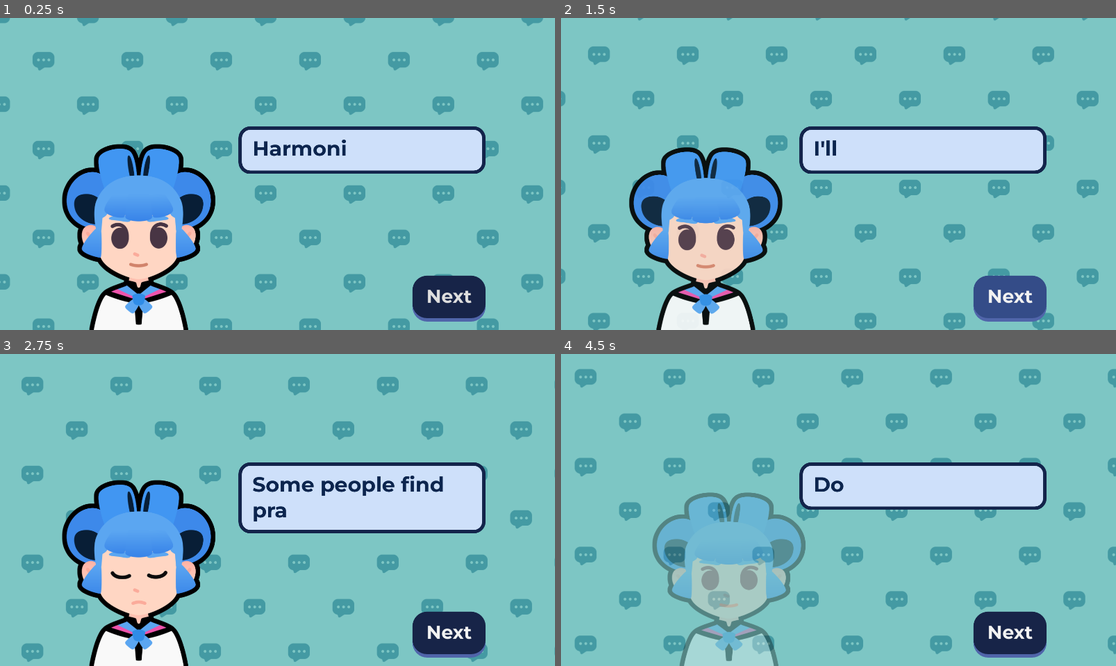
Above: before the commit, frames 1-4 (two rows, left to right).
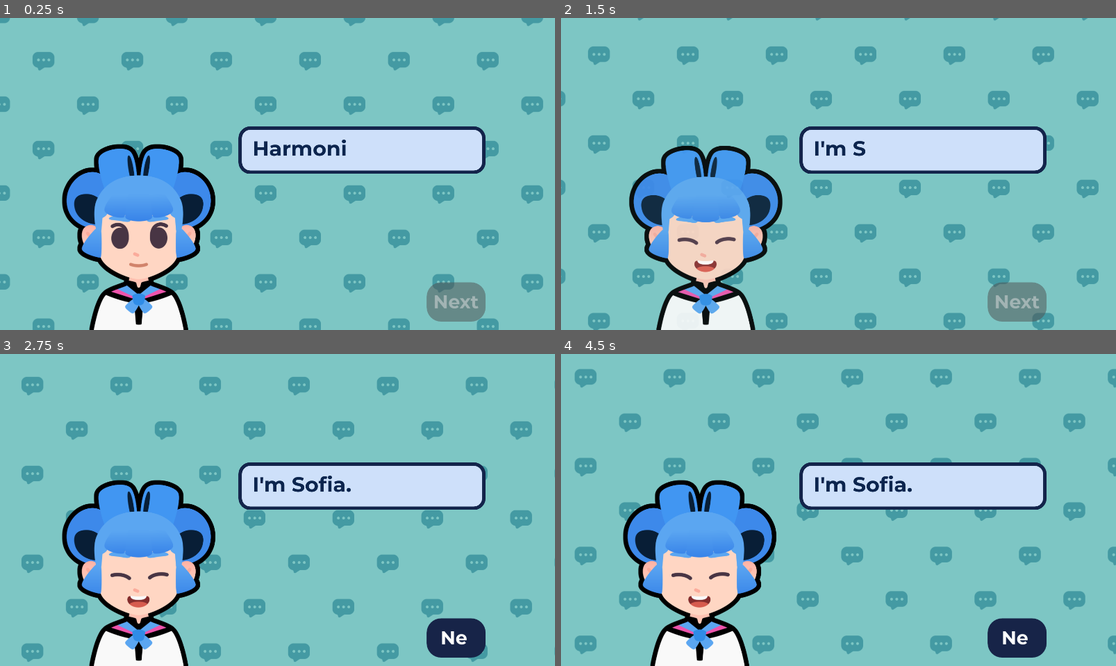
Above: after the commit, the same moments.

Repository: jonathanngkh/gdquest-jon
Game: Godot game, scene res://lessons/dialogue.tscn
Two runs of this game, one before a commit and one after it. Both use one fixed random seed, a clock stepped at 60 frames per second and the inputs below. The project has no main scene, so this scene is started directly. Sound files missing from this copy of the repository are replaced by a short silence.
Inputs (mouse positions are in pixels of both pictures, inside the frame that each line leads up to):
- Up to frame 1 (0.25 s): no input
- Up to frame 2 (1.5 s): click (1010, 298) at 0.5 s, where only the run before the commit has a clickable "Next"; click "Next" at 1.25 s
- Up to frame 3 (2.75 s): tap Enter at 2 s; move the mouse to (399, 494) at 2.02 s; hold D (move_right) from 2.03 s (still down); hold Space (advance_button, bound only after the commit) from 2.03 s (still down)
- Up to frame 4 (4.5 s): move the mouse to (727, 525) at 2.77 s; release D (move_right) at 2.78 s; release Space (advance_button, bound only after the commit) at 2.78 s; hold S (move_down) 2.78-3.53 s; click (727, 525) at 2.85 s; tap Space (advance_button, bound only after the commit) at 3.05, 3.8, 4.35 s; move the mouse to (894, 441) at 3.52 s; hold D (move_right) 3.53-4.28 s; hold Right mouse button (right_click) 3.53-4.28 s; move the mouse to (810, 572) at 4.27 s; hold W (move_up) from 4.28 s (still down)

The runs differ from the first frame. In frame 1, 1.8% of the frame differs, in the area x 74-88%, y 82-98%; in frame 2, 3.5%; in frame 3, 5.9%; in frame 4, 15%, in the area x 11-88%, y 38-100%.
Error after the commit: Invalid call. Nonexistent function 'is_action_just_released' in base 'InputEventKey'. (res://lessons/dialogue.gd:127)

Commit message:
disable button, grab and release focus, conversation with multiple characters by adding character key to dictionary, change voice pitch based on different character, pointing cursor and disabbled cursor

Diff:
--- a/M07.telling_a_story_workbook/lessons/NextButton.gd
+++ b/M07.telling_a_story_workbook/lessons/NextButton.gd
@@ -12,7 +12,7 @@
 	mouse_entered.connect(_on_button_mouse_entered)
 	mouse_exited.connect(_on_button_mouse_exited)
 	button_down.connect(_on_button_button_down)
-	button_up.connect(_on_button_button_up)
+	#button_up.connect(_on_button_button_up)
 
 
 # Called every frame. 'delta' is the elapsed time since the previous frame.
@@ -34,6 +34,6 @@
 	button_down_sound.play()
 
 
-func _on_button_button_up():
-	if is_mouse_hovering:
-		button_up_sound.play()
+#func _on_button_button_up():
+	#if is_mouse_hovering:
+		#button_up_sound.play()
--- a/M07.telling_a_story_workbook/lessons/dialogue.gd
+++ b/M07.telling_a_story_workbook/lessons/dialogue.gd
@@ -16,55 +16,79 @@
 	"euphoric" = preload("res://assets/emotion_euphoric.png"),
 }
 
+var characters: Dictionary = {
+	"pink" = preload("res://assets/pink.png"),
+	"sofia" = preload("res://assets/sophia.png")
+}
+
 var dialogue_items: Array[Dictionary] = [
 	{"text": "Harmonious Hellos!",
-	"expression": expressions["regular"]},
+	"expression": expressions["regular"],
+	"character": characters["sofia"]},
 
 	{"text": "I'm Sofia.",
-	"expression" : expressions["happy"]},
+	"expression" : expressions["happy"],
+	"character": characters["sofia"]},
 
 	{"text": "I'll be your scales practice coach.",
-	"expression" : expressions["regular"]},
+	"expression" : expressions["regular"],
+	"character": characters["sofia"]},
 
-	{"text": "Some people find practicing scales bothersome...",
-	"expression" : expressions["sad"]},
+	{"text": "But I prefer playing pieces!",
+	"expression" : expressions["angry"],
+	"character": characters["pink"]},
+
+	{"text": "Some people find practicing scales boring...",
+	"expression" : expressions["sad"],
+	"character": characters["sofia"]},
 
 	{"text": "But I love scales!",
-	"expression": expressions["happy"]},
+	"expression": expressions["happy"],
+	"character": characters["sofia"]},
 
 	{"text": "Let's practice together.",
-	"expression": expressions["determined"]},
+	"expression": expressions["determined"],
+	"character": characters["sofia"]},
 
 	{"text": "Do...",
-	"expression": expressions["regular"]},
+	"expression": expressions["regular"],
+	"character": characters["sofia"]},
 
 	{"text": "Re...",
-	"expression": expressions["euphoric"]},
+	"expression": expressions["euphoric"],
+	"character": characters["pink"]},
 
 	{"text": "Mi...",
-	"expression": expressions["sad"]},
+	"expression": expressions["sad"],
+	"character": characters["sofia"]},
 
 	{"text": "Fa...",
-	"expression": expressions["happy"]},
+	"expression": expressions["happy"],
+	"character": characters["pink"]},
 
 	{"text": "So...",
-	"expression": expressions["regular"]},
+	"expression": expressions["regular"],
+	"character": characters["sofia"]},
 
 	{"text": "So... f...",
-	"expression": expressions["angry"]},
+	"expression": expressions["angry"],
+	"character": characters["sofia"]},
 
 	{"text": "So... fu...",
-	"expression": expressions["determined"]},
+	"expression": expressions["determined"],
+	"character": characters["sofia"]},
 
 	{"text": "So... fun!",
-	"expression": expressions["happy"]},
+	"expression": expressions["happy"],
+	"character": characters["pink"]},
 ]
 
+@export var sofia_pitch_scale := 1.5
+@export var pink_pitch_scale := 0.9
 var seconds_per_character := 0.6/18.0
 var current_index: int = 0
 var current_item: Dictionary = dialogue_items[current_index]
-var current_text: String = current_item["text"]
-var text_appearing_duration: float = current_text.length() * seconds_per_character
+var text_appearing_duration: float = current_item["text"].length() * seconds_per_character
 var talking_playback_position := 0.0
 
 func _ready() -> void:
@@ -73,33 +97,62 @@
 	talk()
 	show_text()
 
+
 func talk() -> void:
-	text_appearing_duration = float(current_text.length()) * seconds_per_character
+	text_appearing_duration = float(current_item["text"].length()) * seconds_per_character
 	talking_timer.wait_time = text_appearing_duration
+	if current_item["character"] == characters["sofia"]:
+		talking_sound.pitch_scale = sofia_pitch_scale
+	elif current_item["character"] == characters["pink"]:
+		talking_sound.pitch_scale = pink_pitch_scale
 	talking_sound.play(talking_playback_position)
 	talking_timer.start()
+	next_button.disabled = true
+	next_button.mouse_default_cursor_shape = Control.CURSOR_FORBIDDEN
 
 
 func _on_talking_timer_timeout() -> void:
 	talking_playback_position = talking_sound.get_playback_position()
 	talking_sound.stop()
+	next_button.disabled = false
+	next_button.mouse_default_cursor_shape = Control.CURSOR_POINTING_HAND
+	$NextButton/ButtonUpSound.play()
+
+
+func _unhandled_input(event: InputEvent) -> void:
+	if event.is_action_pressed("advance_button"):
+		if next_button.disabled == false:
+			$NextButton/ButtonDownSound.play()
+			next_button.button_pressed = true
+	if event.is_action_just_released("advance_button"):
+		if next_button.disabled == false:
+			_on_button_pressed()
 
 
 func _on_button_pressed() -> void:
 	play_scale()
 	advance_dialogue()
 	slide_in()
+	$NextButton/ButtonUpSound.play()
+	next_button.button_pressed = false
+	next_button.release_focus()
 
 
 func show_text() -> void:
-	current_item = dialogue_items[current_index]
-	current_text = current_item["text"]
-	rich_text_label.text = current_text
-	expression.texture = current_item["expression"]
+	set_text_expression_character()
 	talk()
+	tween_text()
+
+func tween_text() -> void:
 	var tween = create_tween()
 	tween.tween_property(rich_text_label, "visible_ratio", 1, text_appearing_duration).from(0.0)
 
+
+func set_text_expression_character() -> void:
+	current_item = dialogue_items[current_index]
+	rich_text_label.text = current_item["text"]
+	expression.texture = current_item["expression"]
+	body.texture = current_item["character"]
 
 func advance_dialogue() -> void:
 	if current_index + 1 < dialogue_items.size():
@@ -114,32 +167,28 @@
 	tween.tween_property(body, "position:x", 194, 0.5).from(400)
 
 	tween = create_tween()
-	#tween.set_ease(Tween.EASE_IN)
-	#tween.set_trans(Tween.TRANS_QUINT)
 	tween.tween_property(body, "modulate:a", 1.0, 0.2).from(0.0)
 
 	tween = create_tween()
-	#tween.set_ease(Tween.EASE_IN_OUT)
-	#tween.set_trans(Tween.TRANS_ELASTIC)
-	tween.tween_property(body, "scale:y", 0.9, 0.1).from(1.0)
-	tween.tween_property(body, "scale:y", 1.0, 0.1).from(0.9)
+	tween.tween_property(body, "scale:y", 0.95, 0.1).from(1.0)
+	tween.tween_property(body, "scale:y", 1.0, 0.1).from(0.95)
 
 func play_scale() -> void:
-	if current_text == "Let's practice together.":
+	if current_item["text"] == "Let's practice together.":
 		$NextButton/Do.play()
-	if current_text == "Do...":
+	if current_item["text"] == "Do...":
 		$NextButton/Re.play()
-	if current_text == "Re...":
+	if current_item["text"] == "Re...":
 		$NextButton/Mi.play()
-	if current_text == "Mi...":
+	if current_item["text"] == "Mi...":
 		$NextButton/Fa.play()
-	if current_text == "Fa...":
+	if current_item["text"] == "Fa...":
 		$NextButton/So.play()
-	if current_text == "So...":
+	if current_item["text"] == "So...":
 		$NextButton/La.play()
-	if current_text == "So... f...":
+	if current_item["text"] == "So... f...":
 		$NextButton/Ti.play()
-	if current_text == "So... fu...":
+	if current_item["text"] == "So... fu...":
 		$NextButton/Mi.play()
 		$NextButton/So.play()
 		$"NextButton/High Do".play()
--- a/M07.telling_a_story_workbook/lessons/dialogue.tscn
+++ b/M07.telling_a_story_workbook/lessons/dialogue.tscn
@@ -103,15 +103,19 @@
 offset_bottom = -29.0
 grow_horizontal = 0
 grow_vertical = 0
+mouse_default_cursor_shape = 2
 theme = ExtResource("1_7nwt5")
 theme_override_font_sizes/font_size = 64
+disabled = true
+toggle_mode = true
+shortcut_in_tooltip = false
 text = "Next
 "
 script = ExtResource("7_y0v5a")
 
 [node name="ButtonHoverSound" type="AudioStreamPlayer" parent="NextButton"]
 stream = ExtResource("9_attpu")
-volume_db = 10.0
+volume_db = 15.0
 pitch_scale = 1.2
 
 [node name="ButtonMouseExitedSound" type="AudioStreamPlayer" parent="NextButton"]
@@ -121,12 +125,12 @@
 
 [node name="ButtonDownSound" type="AudioStreamPlayer" parent="NextButton"]
 stream = ExtResource("9_attpu")
-volume_db = 10.0
+volume_db = 20.0
 pitch_scale = 2.0
 
 [node name="ButtonUpSound" type="AudioStreamPlayer" parent="NextButton"]
 stream = ExtResource("9_attpu")
-volume_db = 10.0
+volume_db = 15.0
 
 [node name="Do" type="AudioStreamPlayer" parent="NextButton"]
 stream = ExtResource("8_22q3a")
@@ -162,8 +166,7 @@
 
 [node name="TalkingSound" type="AudioStreamPlayer" parent="."]
 stream = ExtResource("17_c84cg")
-volume_db = -7.0
-pitch_scale = 2.0
+volume_db = -9.0
 
 [node name="TalkingTimer" type="Timer" parent="."]
 one_shot = true
--- a/M07.telling_a_story_workbook/lessons/main_theme.tres
+++ b/M07.telling_a_story_workbook/lessons/main_theme.tres
@@ -1,11 +1,18 @@
-[gd_resource type="Theme" load_steps=7 format=3 uid="uid://bhk78dvw2v8ao"]
+[gd_resource type="Theme" load_steps=8 format=3 uid="uid://bhk78dvw2v8ao"]
 
 [ext_resource type="StyleBox" uid="uid://dbki0od6bppf7" path="res://lessons/hover_style_box_flat.tres" id="1_c555d"]
 [ext_resource type="StyleBox" uid="uid://dkymnk5x7l8ct" path="res://lessons/normal_style_box_flat.tres" id="2_u5dih"]
 [ext_resource type="StyleBox" uid="uid://jbymowip3hm3" path="res://lessons/pressed_style_box_flat.tres" id="3_ncs1c"]
 [ext_resource type="FontFile" uid="uid://btiybsu6acuy7" path="res://addons/gdpractice/assets/fonts/Montserrat-Bold.ttf" id="4_xkvdg"]
 
-[sub_resource type="StyleBoxEmpty" id="StyleBoxEmpty_sebtc"]
+[sub_resource type="StyleBoxFlat" id="StyleBoxFlat_ncial"]
+bg_color = Color(0.309804, 0.309804, 0.309804, 0.509804)
+corner_radius_top_left = 50
+corner_radius_top_right = 50
+corner_radius_bottom_right = 50
+corner_radius_bottom_left = 50
+
+[sub_resource type="StyleBoxEmpty" id="StyleBoxEmpty_o67dh"]
 
 [sub_resource type="StyleBoxFlat" id="StyleBoxFlat_b2drv"]
 content_margin_left = 48.0
@@ -27,7 +34,8 @@
 [resource]
 default_font = ExtResource("4_xkvdg")
 default_font_size = 72
-Button/styles/focus = SubResource("StyleBoxEmpty_sebtc")
+Button/styles/disabled = SubResource("StyleBoxFlat_ncial")
+Button/styles/focus = SubResource("StyleBoxEmpty_o67dh")
 Button/styles/hover = ExtResource("1_c555d")
 Button/styles/normal = ExtResource("2_u5dih")
 Button/styles/pressed = ExtResource("3_ncs1c")
--- a/M07.telling_a_story_workbook/project.godot
+++ b/M07.telling_a_story_workbook/project.godot
@@ -66,3 +66,9 @@
 "events": [Object(InputEventMouseButton,"resource_local_to_scene":false,"resource_name":"","device":-1,"window_id":0,"a …(259 unchanged characters)…
 ]
 }
+advance_button={
+"deadzone": 0.5,
+"events": [Object(InputEventKey,"resource_local_to_scene":false,"resource_name":"","device":-1,"window_id":0,"alt_pressed":false,"shift_pressed":false,"ctrl_pressed":false,"meta_pressed":false,"pressed":false,"keycode":0,"physical_keycode":32,"key_label":0,"unicode":32,"echo":false,"script":null)
+, Object(InputEventKey,"resource_local_to_scene":false,"resource_name":"","device":-1,"window_id":0,"alt_pressed":false,"shift_pressed":false,"ctrl_pressed":false,"meta_pressed":false,"pressed":false,"keycode":0,"physical_keycode":4194309,"key_label":0,"unicode":0,"echo":false,"script":null)
+]
+}
